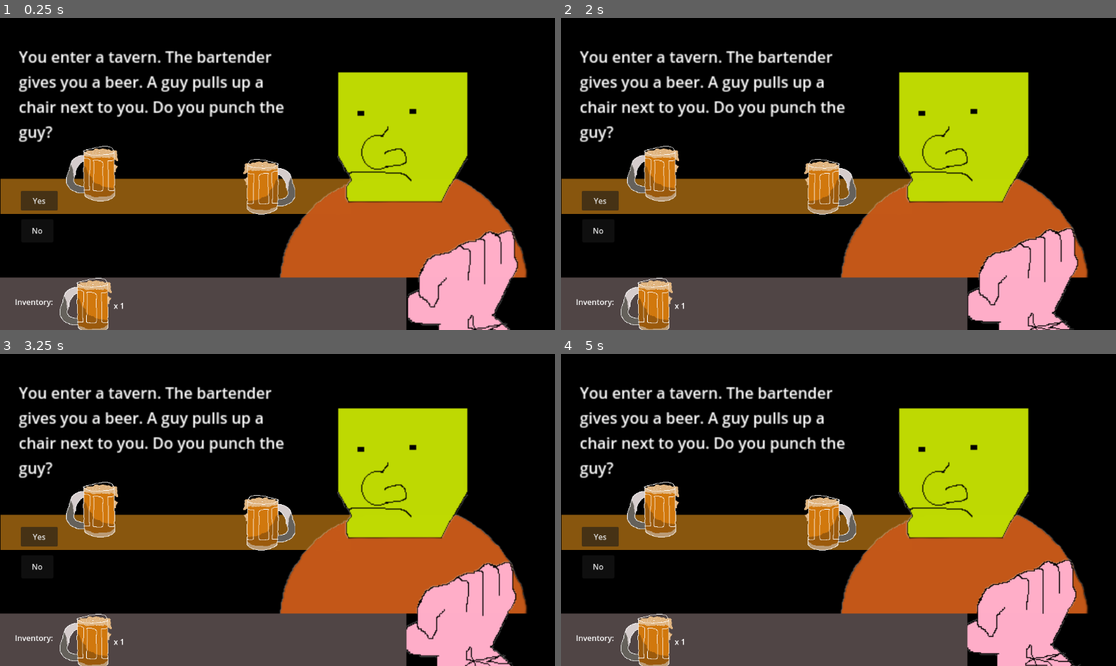
Above: before the commit, frames 1-4 (two rows, left to right).
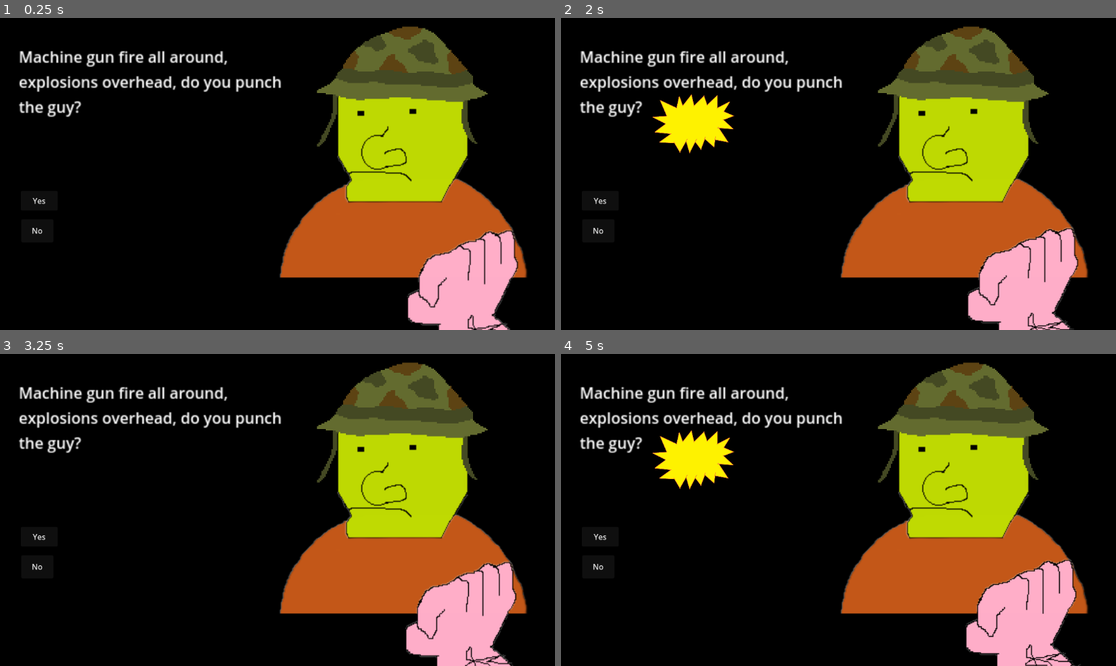
Above: after the commit, the same moments.

Repository: Do-You-Punch-The-Guy-Studios/do-you-punch-the-guy
Game: Godot game, scene res://scenes/the_guy_root_scene.tscn
The game is run twice, just before and just after one commit, with the same random seed, the same clock (stepped at 60 frames per second) and the same inputs.
Inputs:
- Up to frame 1 (0.25 s): no input
- Up to frame 2 (2 s): click "Yes" at 0.5 s; click "Next" at 1.25 s
- Up to frame 3 (3.25 s): click "Yes" at 2 s; click "Next" at 2.75 s
- Up to frame 4 (5 s): click "Yes" at 3.5 s; click "Next" at 4.25 s

The runs differ from the first frame. In frame 1, 29% of the frame differs, in the area x 0-88%, y 2-100%; in frame 2, 30%; in frame 3, 29%; in frame 4, 30%.

Commit message:
animation for 26

Diff:
--- a/code/do-you-punch-the-guy-main.gd
+++ b/code/do-you-punch-the-guy-main.gd
@@ -125,7 +125,7 @@
 	currentQuestionIndex = nextQuestionIndex
 	nextQuestionIndex = questionIndexes.back()
 	questionIndexes.pop_back()
-	currentQuestionIndex =3;
+	currentQuestionIndex =26;
 	currentQuestion = questionInfo[str(currentQuestionIndex)];
 	if(currentQuestionIndex > 1):
 		self.add_child(questionScenes["question" + str(currentQuestionIndex)].instantiate())
@@ -242,18 +242,20 @@
 		if(sceneName == "PurpleDinoTKO"):
 			$Question13/Purpledinoface.hide();
 			$Question13/PurpleDinoPunched.show();
+		if(sceneName == "hideIceCream"):
+			$Question15/Icecream.hide();
 		if(sceneName == "punchZombie"):
 			theGuyFacePunchedSprite.hide();
 			$Question19/ZombietheGuyface.hide();
 			$Question19/TheGuyStump.show();
 		if(sceneName == "wordBubbleDaddy"):
 			$Question24/DadWordBaloon.show();
-		if(sceneName == "hideIceCream"):
-			$Question15/Icecream.hide();
 		if(sceneName == "lightSwitchRave"):
 			lightswitchRave = true
 		if(sceneName == "lightSwitchRaveOff"):
 			lightswitchRave = false
+		if(sceneName == "gunfire"):
+			print('animateGunfire')
 
 func setTimer(numberOfSeconds):
 		timer.wait_time = numberOfSeconds
--- /dev/null
+++ b/code/question_26.gd
@@ -0,0 +1,26 @@
+extends Node2D
+
+@onready var explosion1 = $Explosion1;
+@onready var explosion2 = $Explosion2;
+@onready var audioPlayer = $AudioStreamPlayer2D;
+@onready var explosion1Audio = preload("res://assets/sound/336009__rudmer_rotteveel__sharp-explosion-weird_natural_reverb.wav")
+@onready var explosion2Audio = preload("res://assets/sound/560575__theplax__explosion-4.wav")
+
+
+func _ready() -> void:
+	await get_tree().create_timer(.5).timeout
+	explosion1.show();
+	audioPlayer.stream = explosion1Audio
+	audioPlayer.play()
+	var t = create_tween().set_parallel(true)
+	t.tween_property(explosion1, "scale", Vector2(.1,.1), .5)
+	await get_tree().create_timer(.5).timeout
+	explosion1.hide();
+	await get_tree().create_timer(1).timeout
+	explosion2.show();
+	audioPlayer.stream = explosion2Audio
+	audioPlayer.play()
+	var t2 = create_tween().set_parallel(true)
+	t2.tween_property(explosion2, "scale", Vector2(.1,.1), .5)
+	await get_tree().create_timer(.5).timeout
+	explosion2.hide();
--- a/scenes/question26.tscn
+++ b/scenes/question26.tscn
@@ -1,17 +1,21 @@
-[gd_scene load_steps=3 format=3 uid="uid://c18wc5qtnnerp"]
+[gd_scene load_steps=4 format=3 uid="uid://c18wc5qtnnerp"]
 
+[ext_resource type="Script" uid="uid://do845pek8s1pn" path="res://code/question_26.gd" id="1_hg5kg"]
 [ext_resource type="Texture2D" uid="uid://ch242dcvooimx" path="res://assets/pow-effect.png" id="1_qr8li"]
 [ext_resource type="Texture2D" uid="uid://b5n0yip1arq0n" path="res://assets/question26/armyHelmet.png" id="2_1st4v"]
 
 [node name="Question26" type="Node2D"]
+script = ExtResource("1_hg5kg")
 
 [node name="Explosion1" type="Sprite2D" parent="."]
+visible = false
 z_index = 1
 position = Vector2(288, 227)
 scale = Vector2(0.32407406, 0.3573744)
 texture = ExtResource("1_qr8li")
 
 [node name="Explosion2" type="Sprite2D" parent="."]
+visible = false
 z_index = 1
 position = Vector2(594, 338)
 scale = Vector2(0.37407407, 0.4319287)
@@ -21,3 +25,5 @@
 z_index = 3
 position = Vector2(841, 120)
 texture = ExtResource("2_1st4v")
+
+[node name="AudioStreamPlayer2D" type="AudioStreamPlayer2D" parent="."]
Not shown, added: code/question_26.gd.uid
